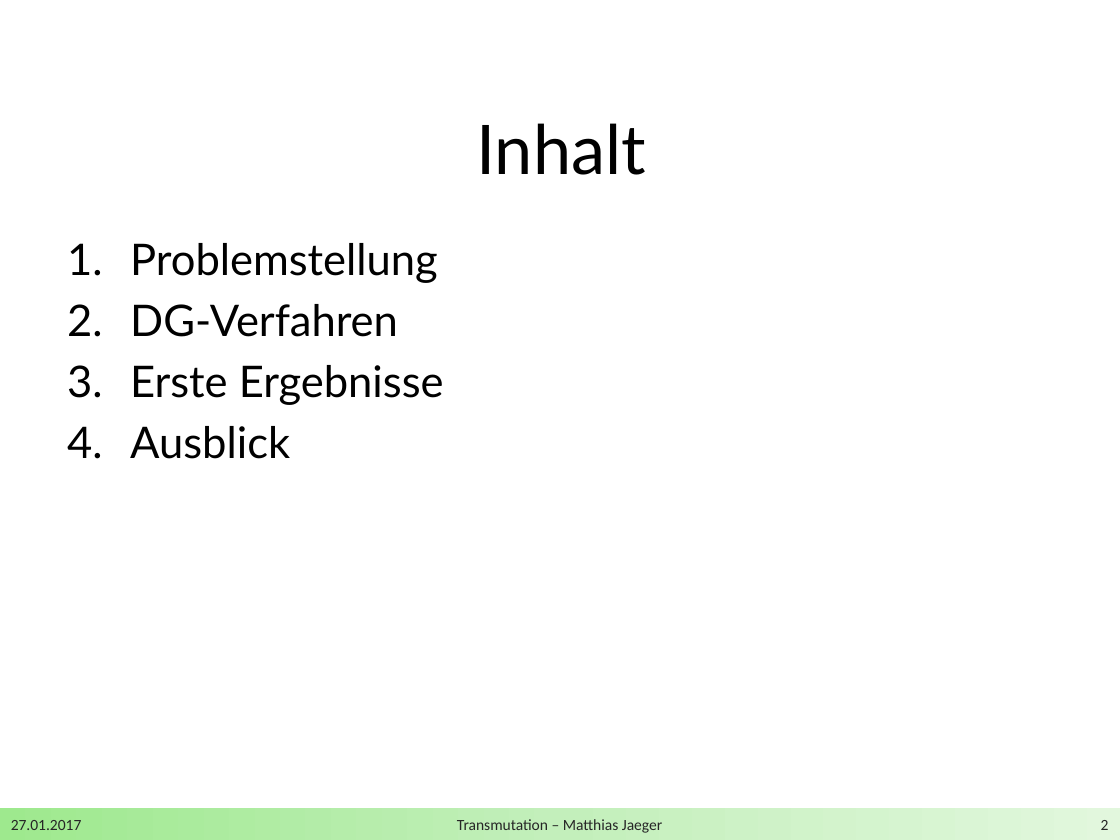
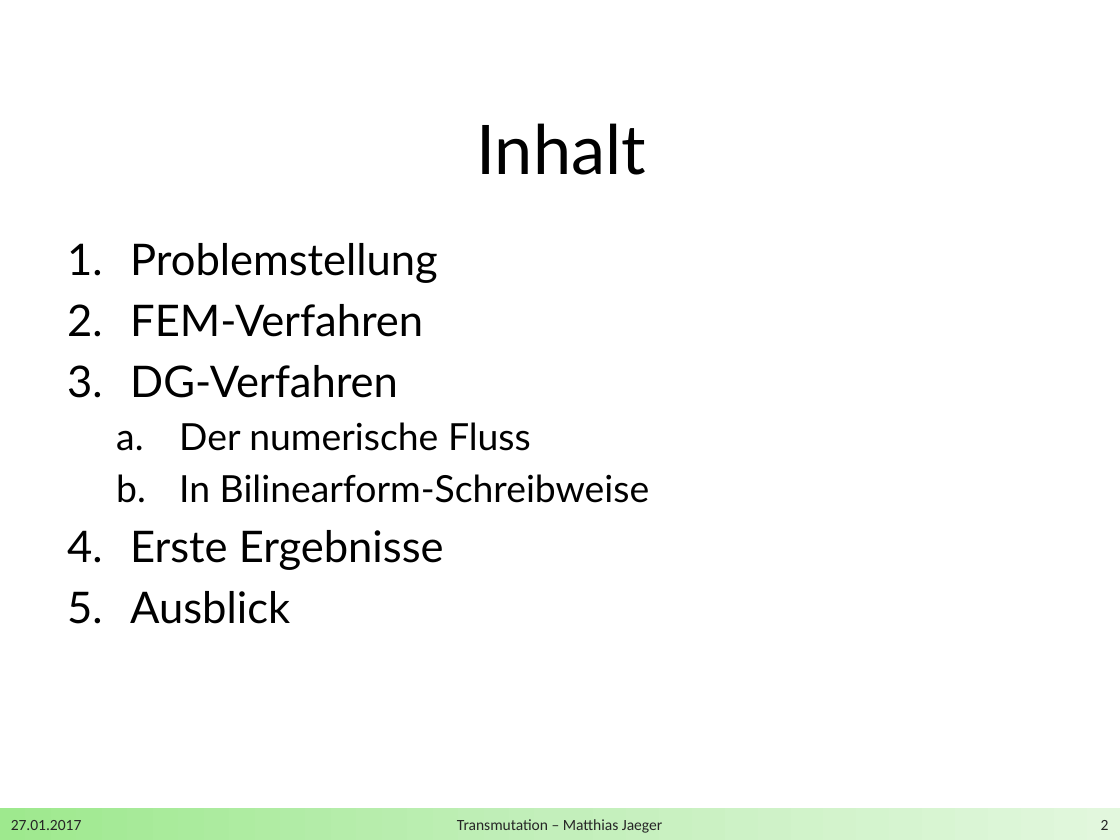
Before and after one commit to DerKleineGauss/Masterarbeit, a slide deck: slide 2 of Zwischenvortrag/Präsentation.pptx. Drawn at 1120x840 pixels with LibreOffice and Linux fonts; fonts in the diff are those of the drawing; background and template pictures are left out. Boxes give left, top, right and bottom in pixels: in the first picture for what was removed or moved away, otherwise in the second. Text is boxed around its words. In the diff, an @@ line names an element or a change of style, - is before the commit and + after.

```diff
--- a/Zwischenvortrag/Präsentation.pptx
+++ b/Zwischenvortrag/Präsentation.pptx
@@ text at (x1=130, y1=304, x2=423, y2=337): paragraph added @@
+2. FEM-Verfahren
@@ text at (x1=179, y1=422, x2=650, y2=503): paragraphs added @@
+  a. Der numerische Fluss
+  b. In Bilinearform-Schreibweise
```
Also in this commit, not shown: 11 other slides changed, 6 slides added, 2 other files.
